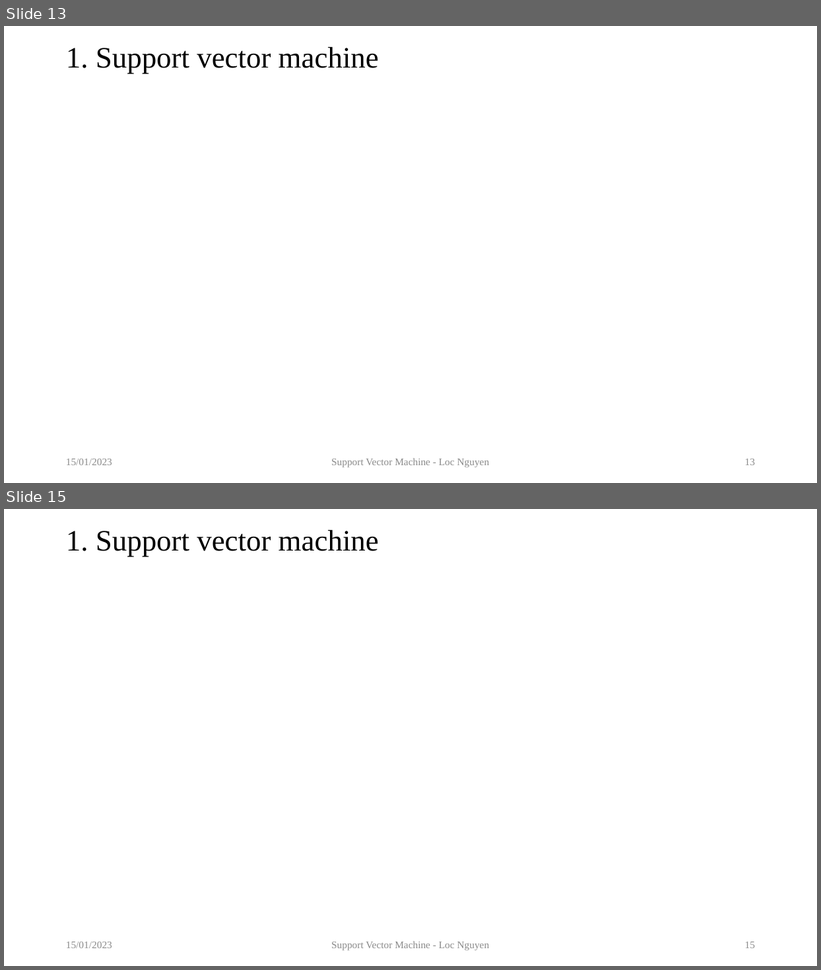
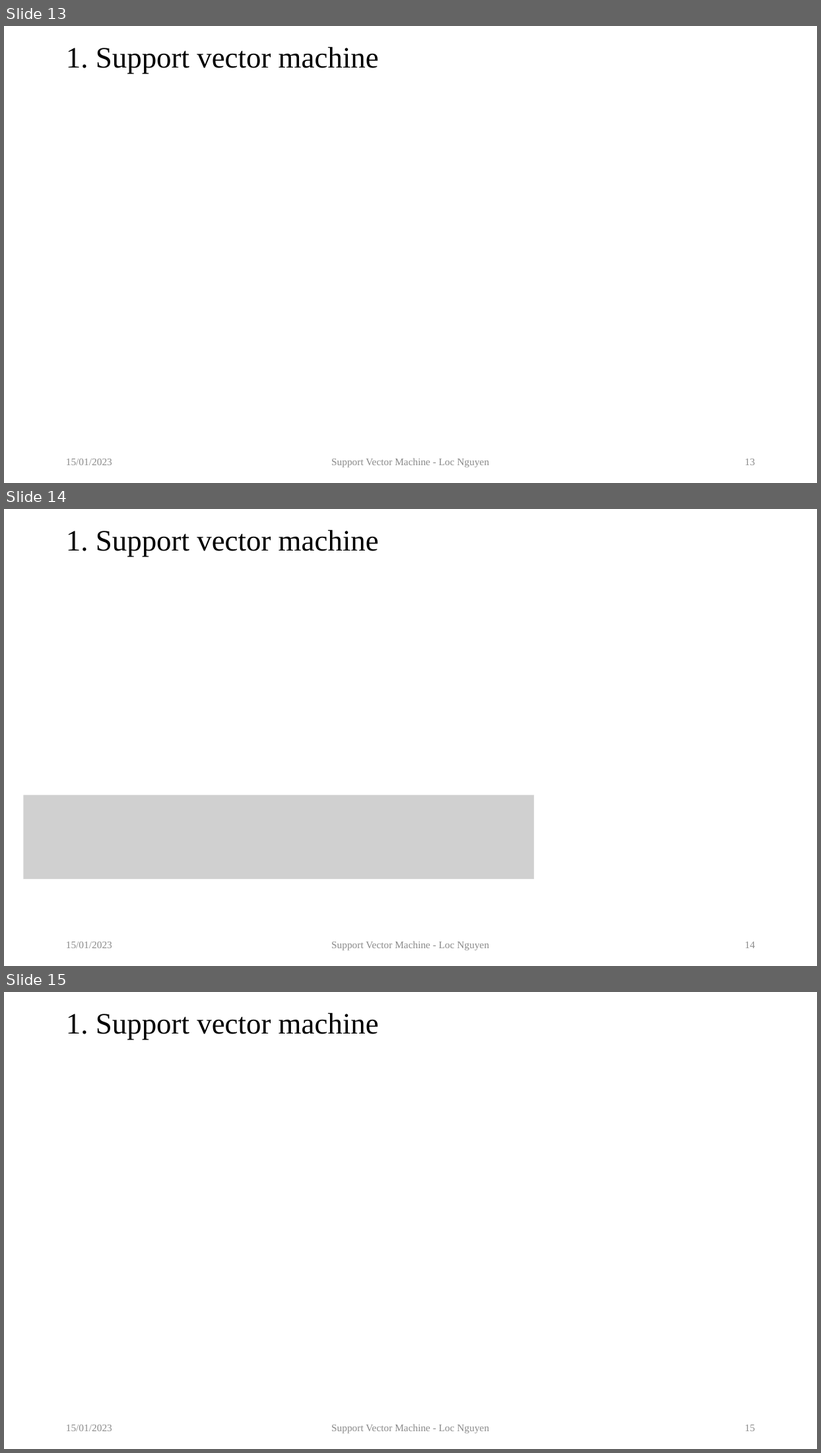
Before and after one commit to sciencepg/global-optimization, a slide deck: 09.TutorialOnSVM/artifact/TutorialOnSVM.pptx. Shown one above the other, each under a label of ours: slides 13 and 15 before the commit, slides 13, 14 and 15 after it; the slides between them are not shown. The pictures are 821x970 and 821x1453 pixels, drawn with LibreOffice and Linux fonts; fonts in the diff are those of the drawing; grey boxes stand for pictures. Boxes give left, top, right and bottom in pixels: in the first picture for what was removed or moved away, otherwise in the second. Text is boxed around its words. In the diff, an @@ line names an element or a change of style, - is before the commit and + after.

```diff
--- a/09.TutorialOnSVM/artifact/TutorialOnSVM.pptx
+++ b/09.TutorialOnSVM/artifact/TutorialOnSVM.pptx
@@ slide 14 added at (x1=4, y1=509, x2=817, y2=966), background #FFFFFF @@
@@ title added at (x1=66, y1=529, x2=379, y2=557), 35 pt, text #000000 @@
+1. Support vector machine
@@ picture added at (x1=24, y1=795, x2=534, y2=879) @@
@@ text added at (x1=66, y1=942, x2=112, y2=949), 12 pt, text #8C8C8C @@
+15/01/2023
@@ text added at (x1=331, y1=941, x2=490, y2=951), 12 pt, text #8C8C8C @@
+Support Vector Machine - Loc Nguyen
@@ page number added at (x1=745, y1=942, x2=755, y2=949), 12 pt, text #8C8C8C @@
+14
```
Also in this commit, not shown: 1 slide changed, 2 other slides added, 1 other file.
